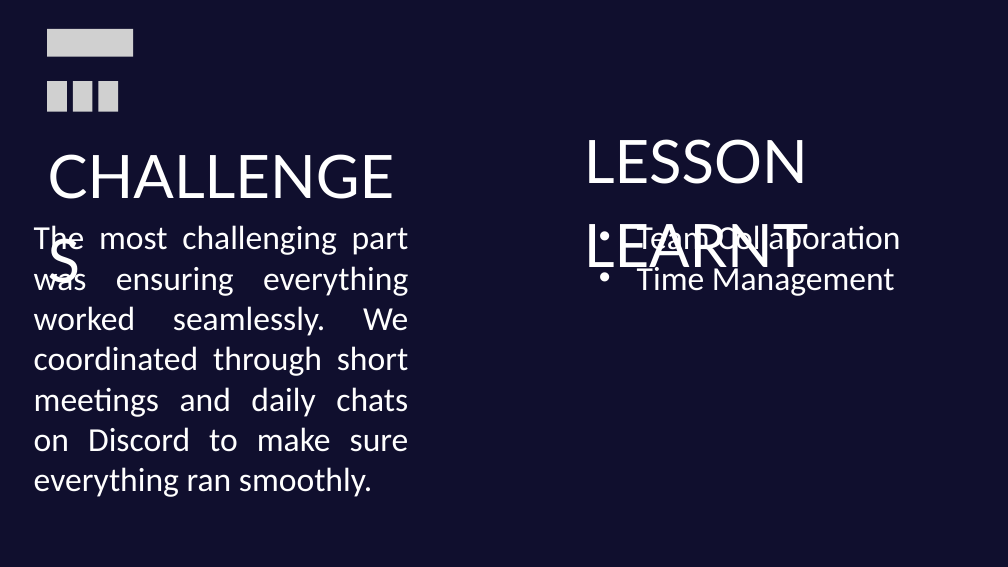
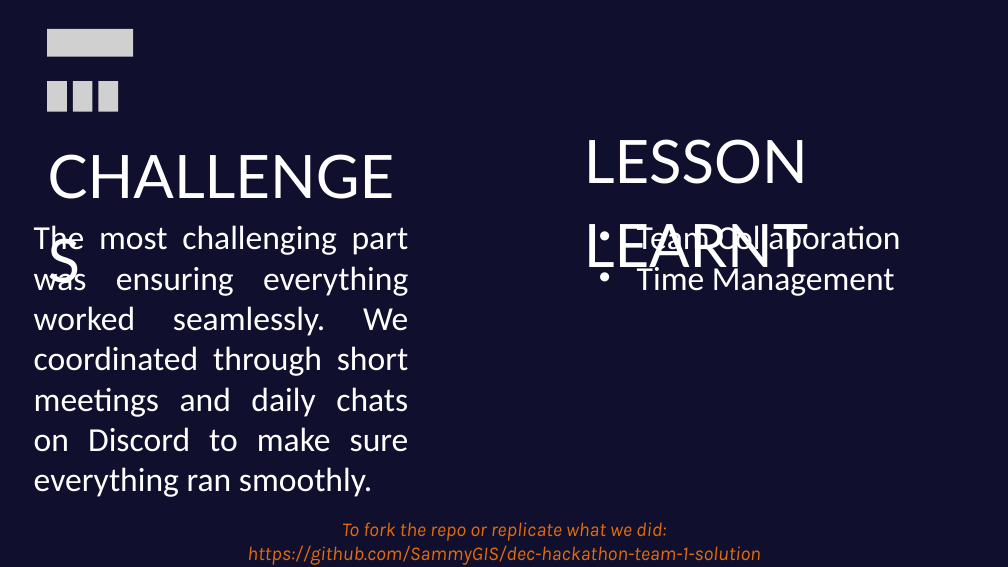
Before and after one commit to SammyGIS/dec-hackathon-team-1-solution, a slide deck: slide 11 of DEC HACKATHON SLIDE (Team DataFlow).pptx. Drawn at 1008x567 pixels with LibreOffice and Linux fonts; fonts in the diff are those of the drawing; grey boxes stand for pictures. Boxes give left, top, right and bottom in pixels: in the first picture for what was removed or moved away, otherwise in the second. Text is boxed around its words. In the diff, an @@ line names an element or a change of style, - is before the commit and + after.

```diff
--- a/DEC HACKATHON SLIDE (Team DataFlow).pptx
+++ b/DEC HACKATHON SLIDE (Team DataFlow).pptx
@@ text added at bbox=[247, 522, 760, 565], 28 pt, text #E46C0A, italic @@
+To fork the repo or replicate what we did:
+https://github.com/SammyGIS/dec-hackathon-team-1-solution
```
Also in this commit, not shown: 3 other slides changed, 1 other file.
